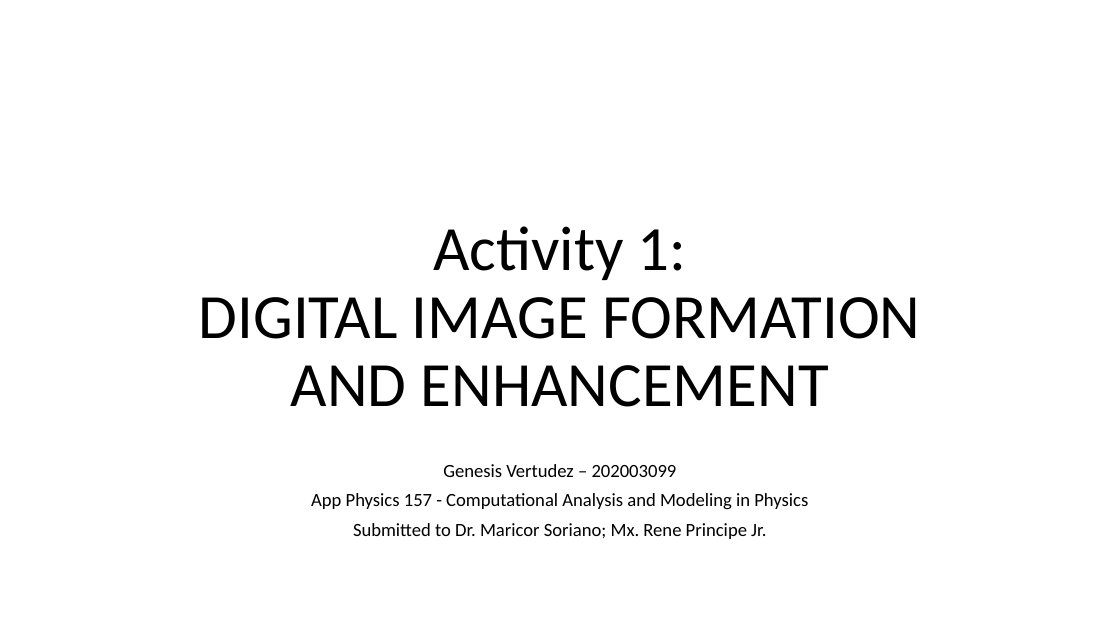
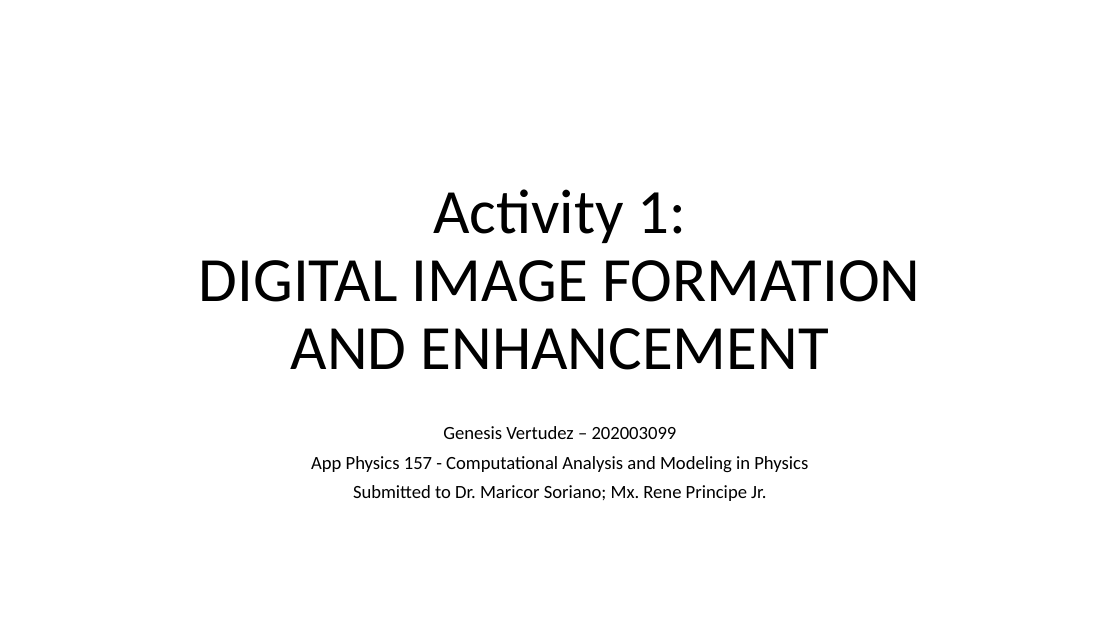
Before and after one commit to genvert/AP_157_FX-2_Vertudez, a slide deck: slide 1 of Activity 01/Vertudez_Activity_1_Report.pptx. Drawn at 1120x630 pixels with LibreOffice and Linux fonts; fonts in the diff are those of the drawing. Boxes give left, top, right and bottom in pixels: in the first picture for what was removed or moved away, otherwise in the second. Text is boxed around its words. In the diff, an @@ line names an element or a change of style, - is before the commit and + after.

```diff
--- a/Activity 01/Vertudez_Activity_1_Report.pptx
+++ b/Activity 01/Vertudez_Activity_1_Report.pptx
@@ title "Activity 1: DIGITAL IMAGE FORMATION ...": place and size @@
-title "Activity 1: DIGITAL IMAGE FORMATION ..." at bbox=[199, 226, 920, 407]
+title "Activity 1: DIGITAL IMAGE FORMATION ..." at bbox=[199, 189, 920, 370]
@@ subtitle "Genesis Vertudez – 202003099": place and size @@
-subtitle "Genesis Vertudez – 202003099" at bbox=[311, 464, 808, 539]
+subtitle "Genesis Vertudez – 202003099" at bbox=[311, 426, 808, 501]
```
Also in this commit, not shown: 3 other files.
